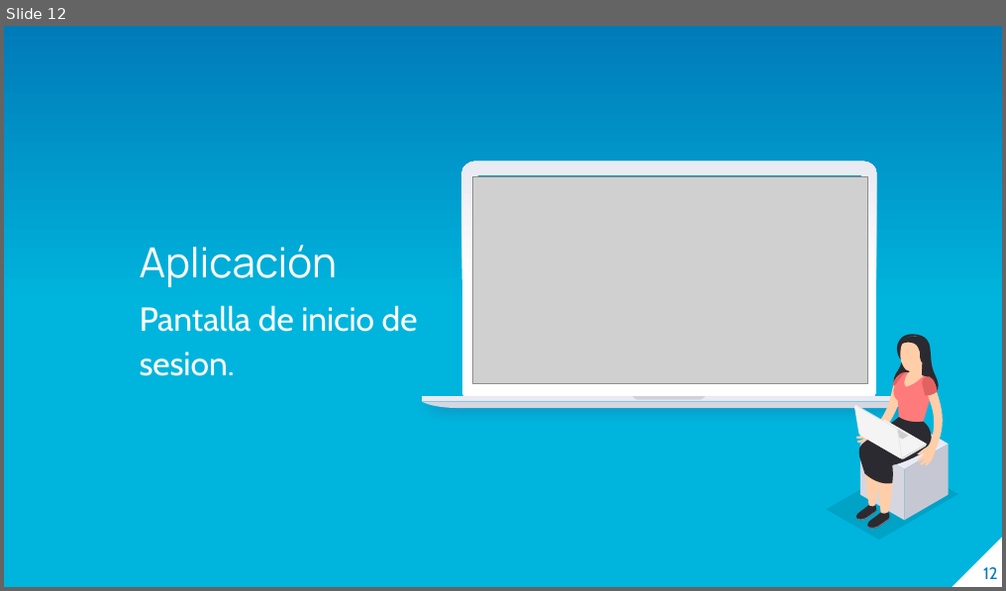
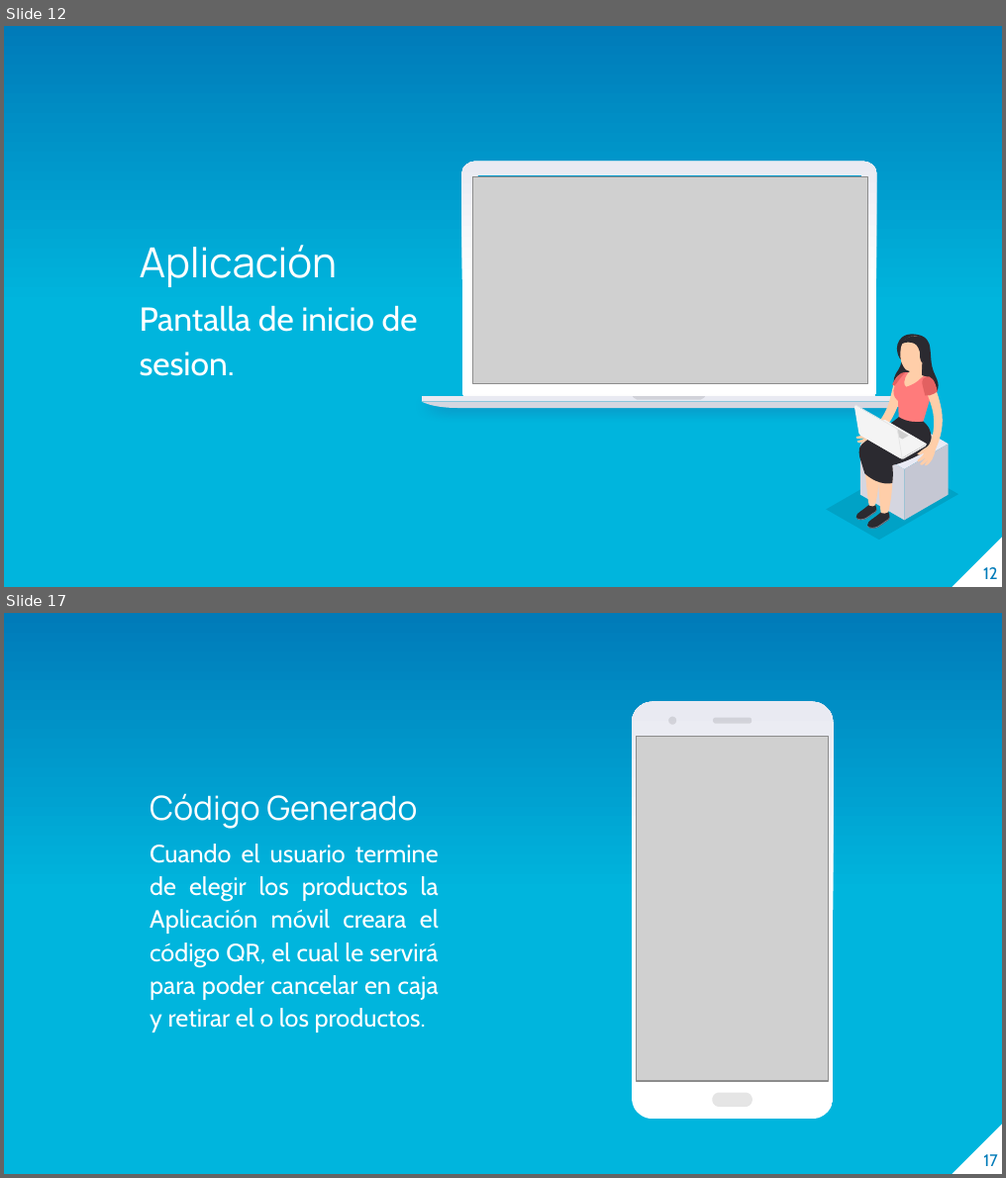
Before and after one commit to lcoronelcosta/integradora, a slide deck: Segundo Borrador - Luis Coronel.pptx. Shown one above the other, each under a label of ours: slide 12 before the commit, slides 12 and 17 after it; the slides between them are not shown. The pictures are 1006x591 and 1006x1178 pixels, drawn with LibreOffice and Linux fonts; fonts in the diff are those of the drawing; grey boxes stand for pictures. Boxes give left, top, right and bottom in pixels: in the first picture for what was removed or moved away, otherwise in the second. Text is boxed around its words. In the diff, an @@ line names an element or a change of style, - is before the commit and + after.

```diff
--- a/Segundo Borrador - Luis Coronel.pptx
+++ b/Segundo Borrador - Luis Coronel.pptx
@@ slide 17 added at [4,613,1002,1174], background gradient #00B5DD to #007BB9; not listed: 1 template element that a slide beside it also shows @@
@@ group added at [632,702,834,1119]: 4 freeform shapes @@
@@ picture added at [636,736,829,1081] @@
@@ text added at [150,793,439,1033], 18 pt, text #FFFFFF @@
+Código Generado
+Cuando el usuario termine de elegir los productos la Aplicación móvil creara el código QR, el cual le servirá para poder cancelar en caja y retirar el o los productos.
@@ page number added at [983,1155,997,1166], 12 pt, text #007BB9 @@
+17
```
Also in this commit, not shown: 14 slides changed, 2 slides removed, 5 other files.
